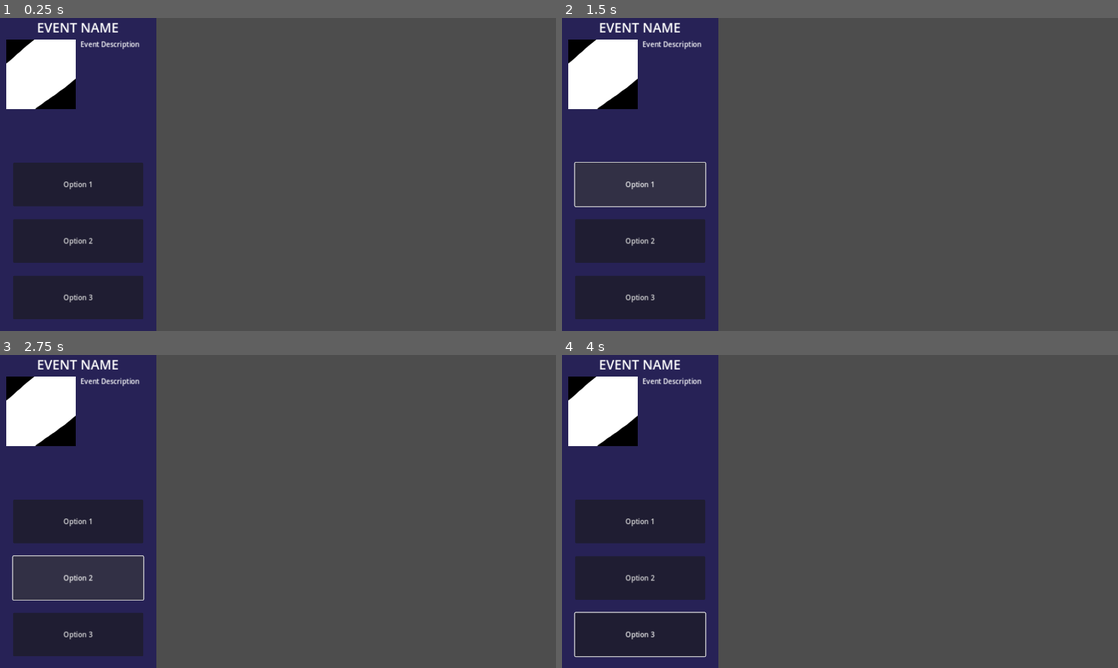
Above: before the commit, frames 1-4 (two rows, left to right).
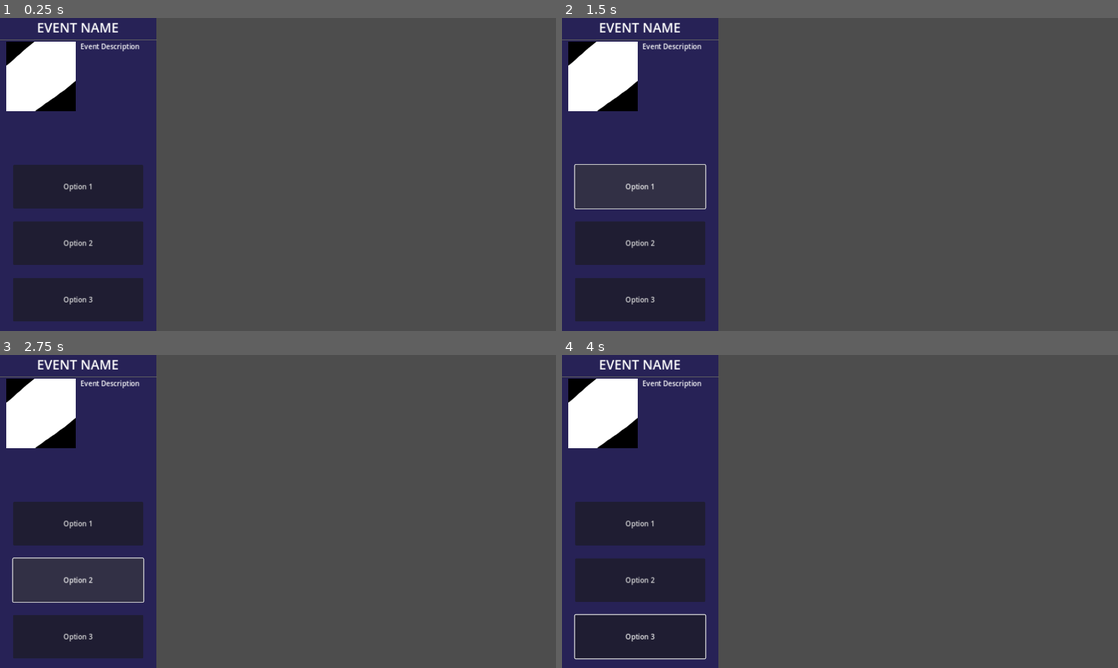
Above: after the commit, the same moments.

Repository: Evenwood/godotgamejam77
Game: Godot game, scene res://EventControl/Event.tscn
The game is run twice, just before and just after one commit, with the same random seed, the same clock (stepped at 60 frames per second) and the same inputs. The project has no main scene, so this scene is started directly.
Inputs (mouse positions are in pixels of both pictures, inside the frame that each line leads up to):
- Up to frame 1 (0.25 s): no input
- Up to frame 2 (1.5 s): tap Enter at 0.5 s; move the mouse to (962, 158) at 0.52 s; click (962, 158) at 0.67 s; click "Option 1" at 1.25 s
- Up to frame 3 (2.75 s): click "Option 2" at 2 s
- Up to frame 4 (4 s): click "Option 3" at 2.75 s; drag from (728, 527) to (812, 574) at 3.52 s

The runs differ from the first frame. In frame 1, 1.7% of the frame differs, in the area x 0-29%, y 6-97%; in frame 2, 1.7%; in frame 3, 1.7%; in frame 4, 1.9%, in the area x 0-29%, y 6-98%.

Commit message:
Added a horizontal line separator below the name

Diff:
--- a/game/EventControl/Event.tscn
+++ b/game/EventControl/Event.tscn
@@ -1,7 +1,11 @@
-[gd_scene load_steps=3 format=3 uid="uid://dxayhd2enrxhi"]
+[gd_scene load_steps=4 format=3 uid="uid://dxayhd2enrxhi"]
 
 [ext_resource type="Script" path="res://EventControl/event.gd" id="1_rgnu6"]
 [ext_resource type="Texture2D" uid="uid://uwx3gpirfrsv" path="res://Assets/test-event-image.png" id="1_strl5"]
+
+[sub_resource type="StyleBoxLine" id="StyleBoxLine_ibdnr"]
+color = Color(0.381703, 0.381703, 0.381703, 1)
+thickness = 2
 
 [node name="Event" type="Control"]
 layout_mode = 3
@@ -13,14 +17,9 @@
 
 [node name="ColorRect" type="ColorRect" parent="EventCanvas"]
 anchors_preset = -1
-anchor_left = 0.302344
-anchor_top = 0.00416667
-anchor_right = 0.670313
-anchor_bottom = 0.993056
-offset_left = -387.0
-offset_top = -3.0
-offset_right = -498.0
-offset_bottom = 5.0
+anchor_right = 0.28125
+anchor_bottom = 1.0
+offset_bottom = -6.10352e-05
 grow_horizontal = 2
 grow_vertical = 2
 color = Color(0.0901961, 0.0666667, 0.352941, 0.705882)
@@ -38,7 +37,13 @@
 theme_override_font_sizes/font_size = 30
 text = "Event Name"
 horizontal_alignment = 1
+vertical_alignment = 1
 uppercase = true
+
+[node name="HSeparator" type="HSeparator" parent="EventCanvas/EventUIContainer"]
+layout_mode = 2
+theme_override_constants/separation = 1
+theme_override_styles/separator = SubResource("StyleBoxLine_ibdnr")
 
 [node name="EventDescriptionContainer" type="HBoxContainer" parent="EventCanvas/EventUIContainer"]
 layout_mode = 2
